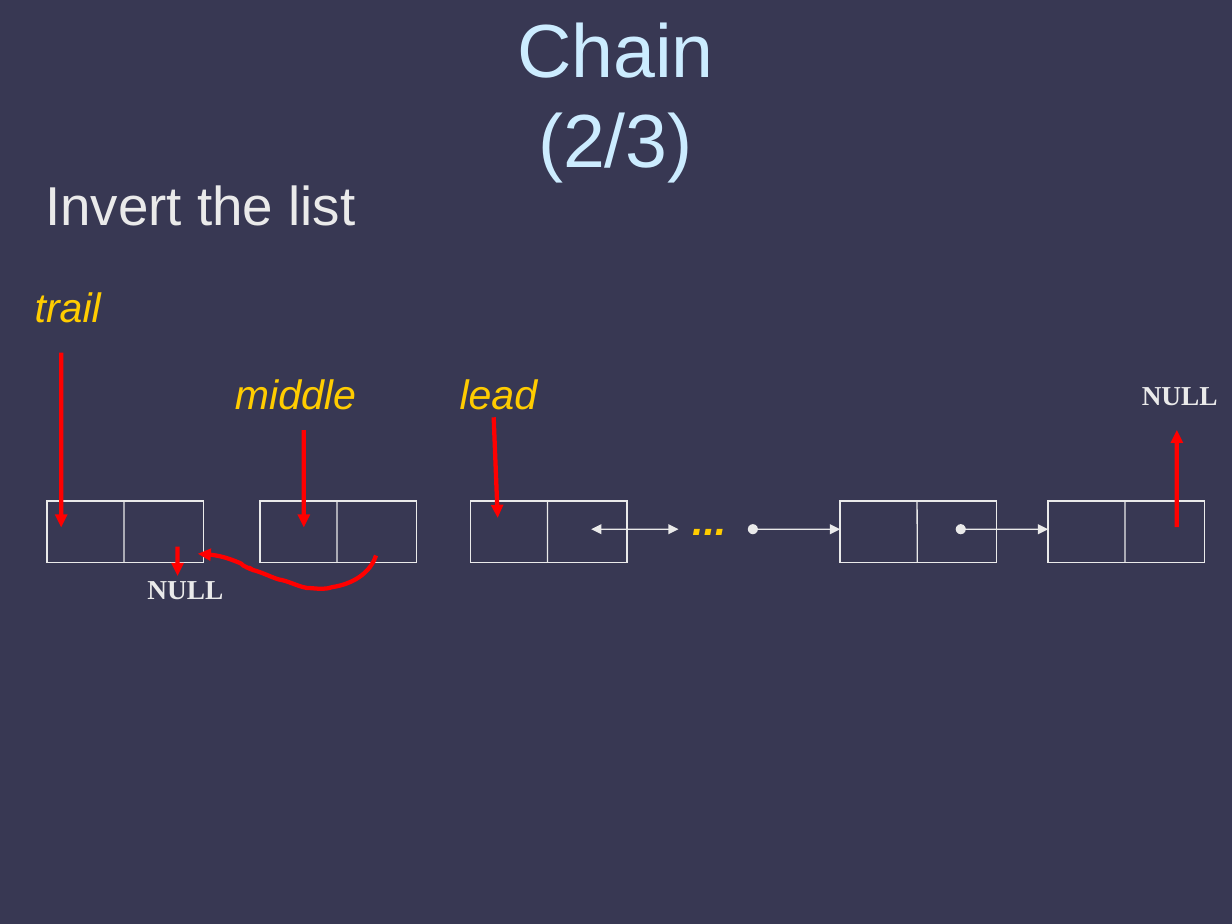
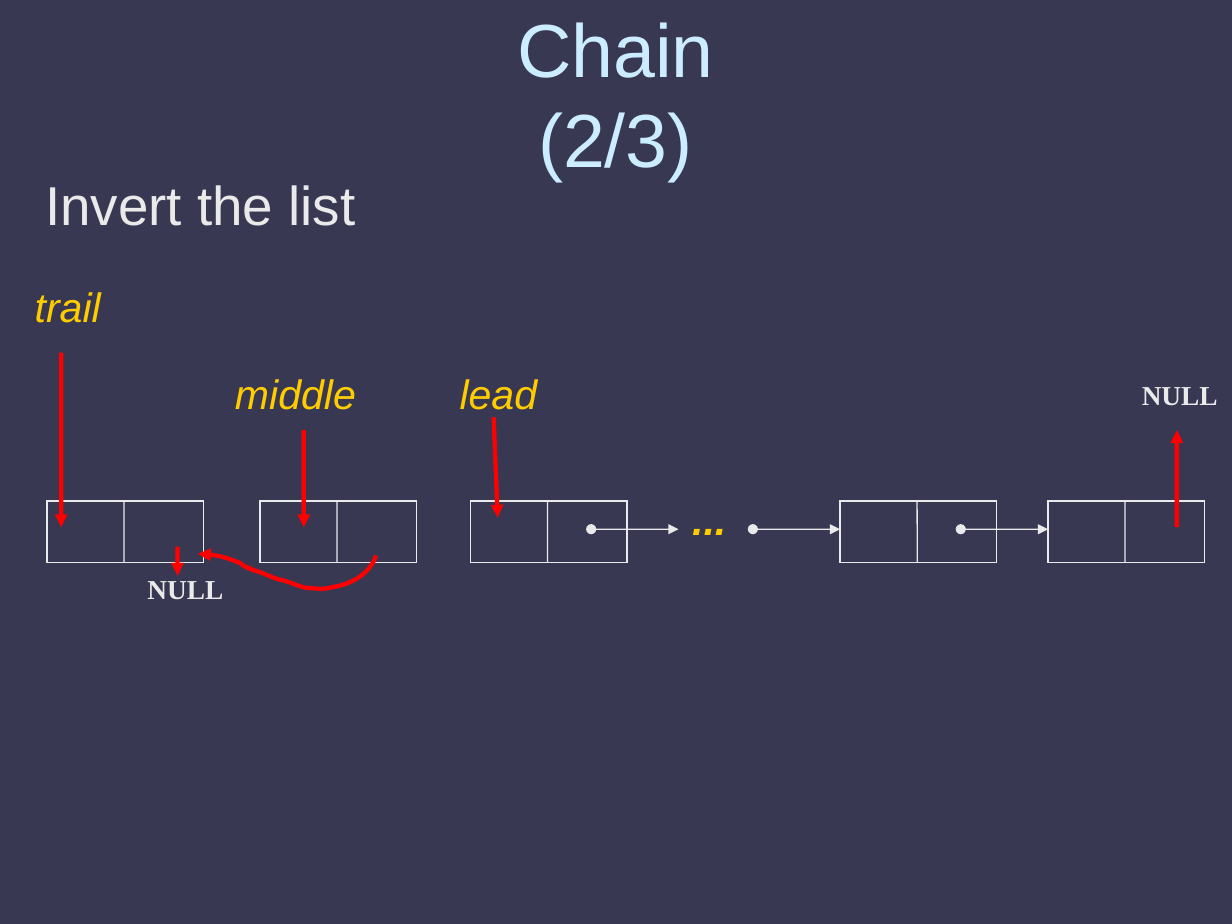
Before and after one commit to weberlu88/2020-NCU-CS-DataStructure, a slide deck: slide 3 of PPT/CH4-3_2020-2.ppt. Drawn at 1232x924 pixels with LibreOffice and Linux fonts; fonts in the diff are those of the drawing. Boxes give left, top, right and bottom in pixels: in the first picture for what was removed or moved away, otherwise in the second. Text is boxed around its words. In the diff, an @@ line names an element or a change of style, - is before the commit and + after.

```diff
--- a/PPT/CH4-3_2020-2.ppt
+++ b/PPT/CH4-3_2020-2.ppt
@@ double arrow (591, 530) - (679, 530): arrowheads changed @@
```
Also in this commit, not shown: 7 other slides changed, 2 other files.
